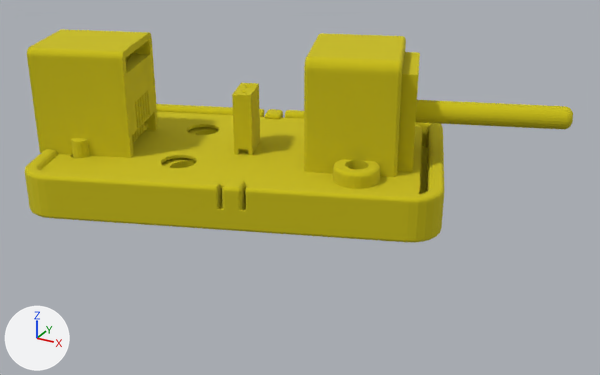
One commit to the glTF model DC_Megaton.glb: the scene before it, then after it.
Rendered twice from a camera (50 mm lens) standing at (126.3, -251.2, 123.0) and looking at (-3.5, -15.2, 5.0). The lights are fixed; the arrows at lower left show +X, +Y and +Z. The older version comes first.

Names of what the first picture shows: 'defaultobject'.
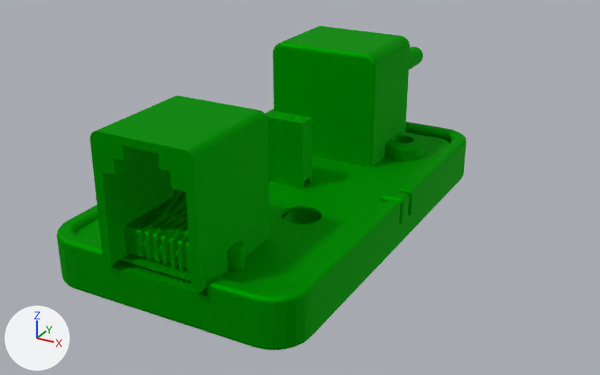
Where the change shows, as pixel boxes (x1, y1, x2, y2) in the pictures (600 x 375 px):
'defaultobject', recoloured, turned: before (25, 29, 573, 242); after (57, 26, 466, 350)

The edits, one by one:
Material 'DC_Megaton.001' (mat_dc_megaton_001) is new.
Its base color is (0.0, 0.411, 0.0) (green #00ac00).
Its metallic is 1.0.
Its roughness is 0.75.
me_defaultobject has 22019 vertices, 44207 faces and spans x -41.0..41.0, y -103.0..83.0, z 0.0..53.0.
me_defaultobject no longer uses material mat_dc_megaton (yellow #cbbf03).
me_defaultobject gains material mat_dc_megaton_001 (green #00ac00).
Object 'defaultobject' (ob_defaultobject) turns from (0, 0, -70) to (0, 0, 0) degrees about x, y and z.
